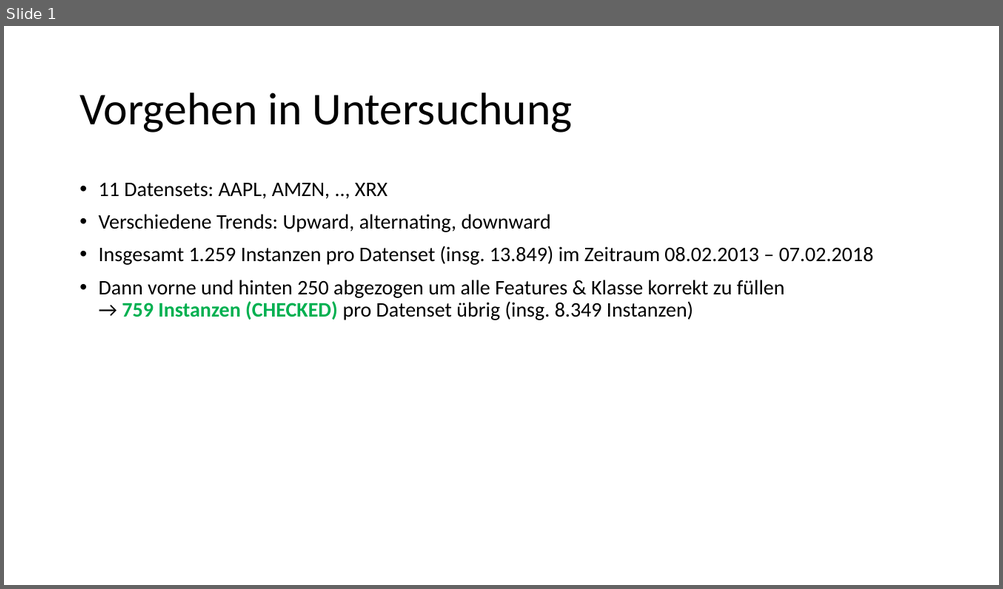
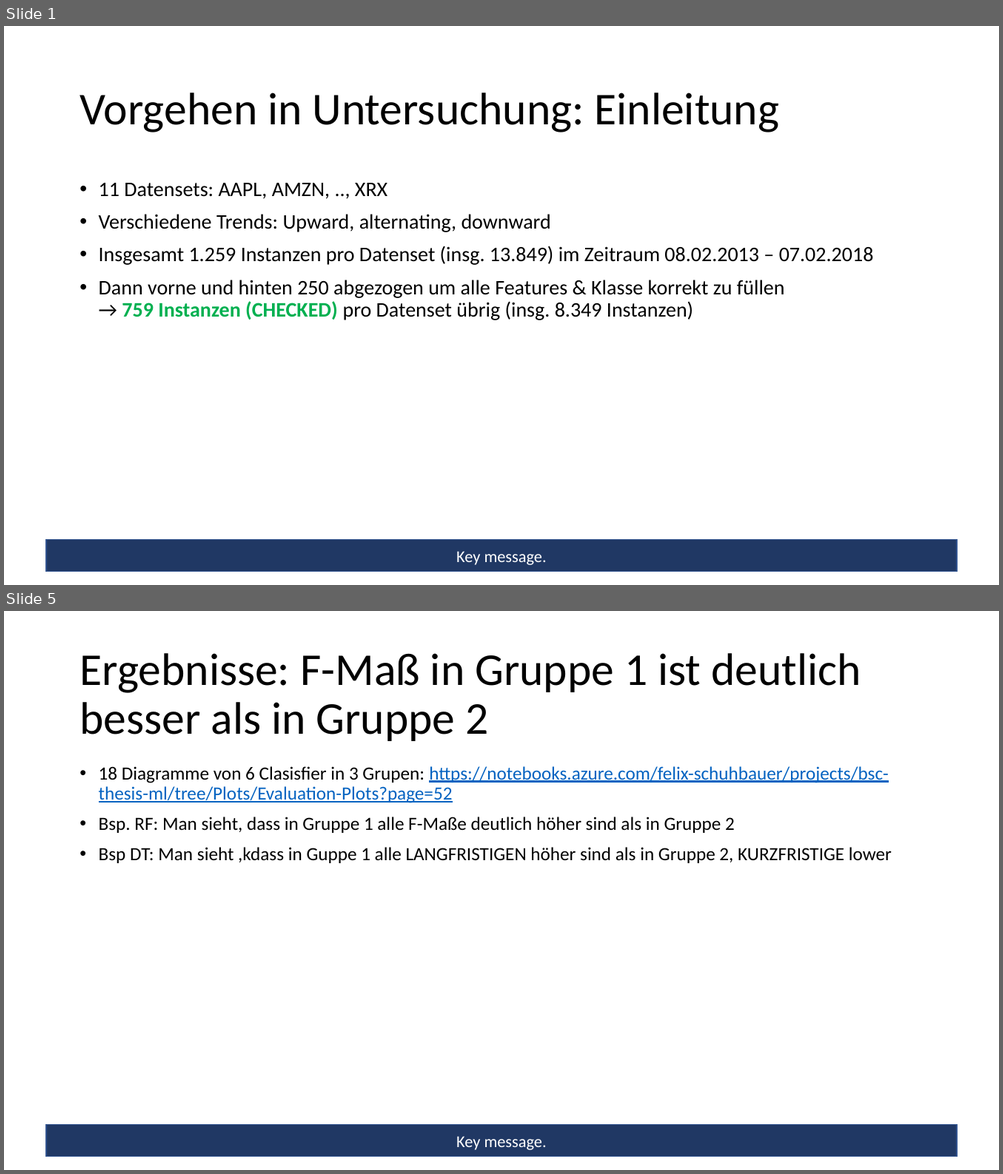
Before and after one commit to feschu/BSc-Thesis-ML, a slide deck: Notes/Dokumentation zum Vorgehen.pptx. Shown one above the other, each under a label of ours: slide 1 before the commit, slides 1 and 5 after it; the slides between them are not shown. The pictures are 1003x589 and 1003x1174 pixels, drawn with LibreOffice and Linux fonts; fonts in the diff are those of the drawing. Boxes give left, top, right and bottom in pixels: in the first picture for what was removed or moved away, otherwise in the second. Text is boxed around its words. In the diff, an @@ line names an element or a change of style, - is before the commit and + after.

Commit message:
Summarized major part of ADJ plots in presentation

```diff
--- a/Notes/Dokumentation zum Vorgehen.pptx
+++ b/Notes/Dokumentation zum Vorgehen.pptx
@@ slide 5 added at bbox=[4, 611, 999, 1170], background #FFFFFF @@
@@ title added at bbox=[79, 653, 860, 741], 44 pt, text #000000 @@
+Ergebnisse: F-Maß in Gruppe 1 ist deutlich besser als in Gruppe 2
@@ text added at bbox=[99, 766, 891, 863], 18 pt, text #000000 @@
+• 18 Diagramme von 6 Clasisfier in 3 Grupen: https://notebooks.azure.com/felix-schuhbauer/projects/bsc-thesis-ml/tree/Plots/Evaluation-Plots?page=52
+• Bsp. RF: Man sieht, dass in Gruppe 1 alle F-Maße deutlich höher sind als in Gruppe 2
+• Bsp DT: Man sieht ,kdass in Guppe 1 alle LANGFRISTIGEN höher sind als in Gruppe 2, KURZFRISTIGE lower
@@ rectangle added at bbox=[45, 1125, 956, 1157], fill #203864, outline #325491 1 pt, 16 pt, text #FFFFFF @@
+Key message.
@@ slide 1 changed as well @@
@@ title at bbox=[79, 93, 780, 133]: text changed @@
-Vorgehen in Untersuchung
+Vorgehen in Untersuchung: Einleitung
@@ rectangle added at bbox=[45, 540, 956, 572], fill #203864, outline #325491 1 pt, 16 pt, text #FFFFFF @@
+Key message.
```
Also in this commit, not shown: 14 other slides added, 2 slides removed, 2 other files.
